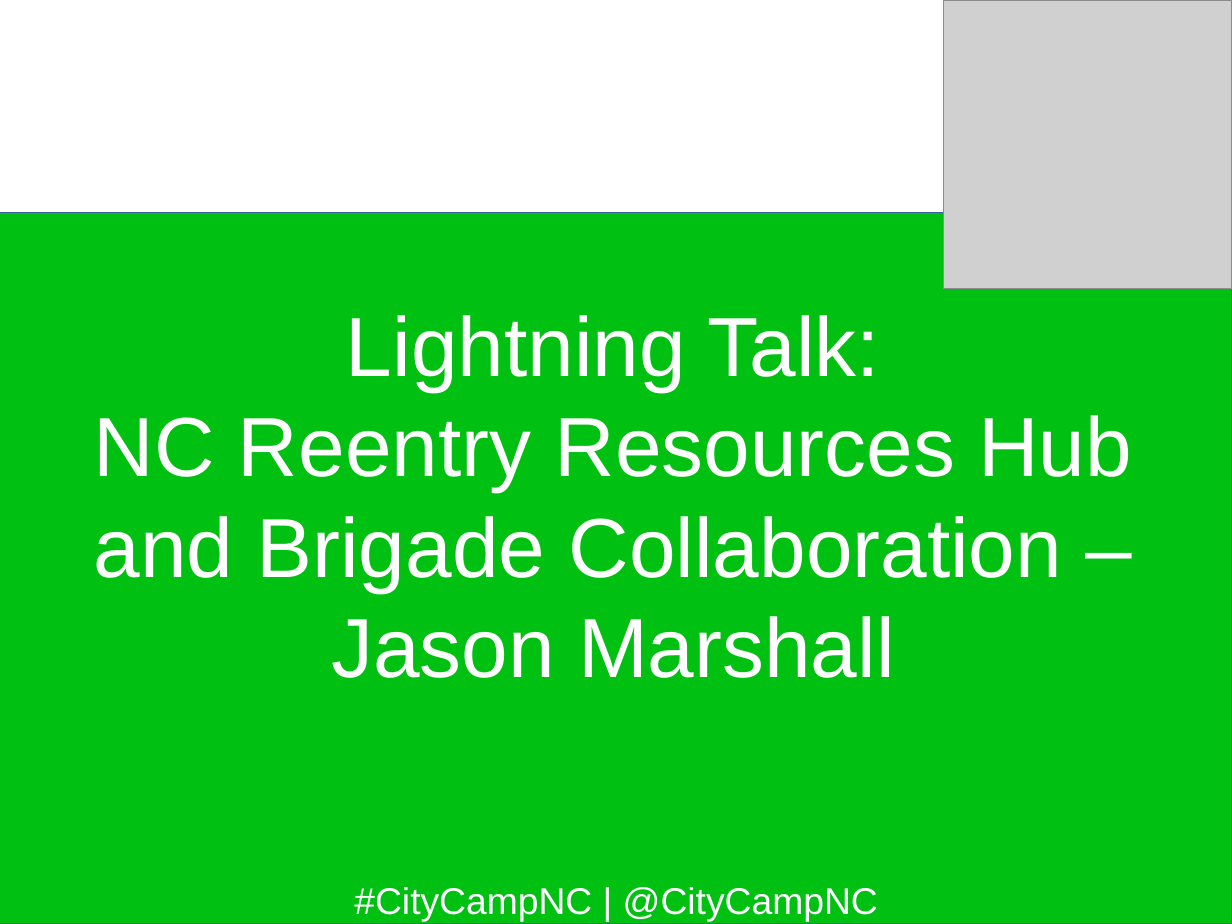
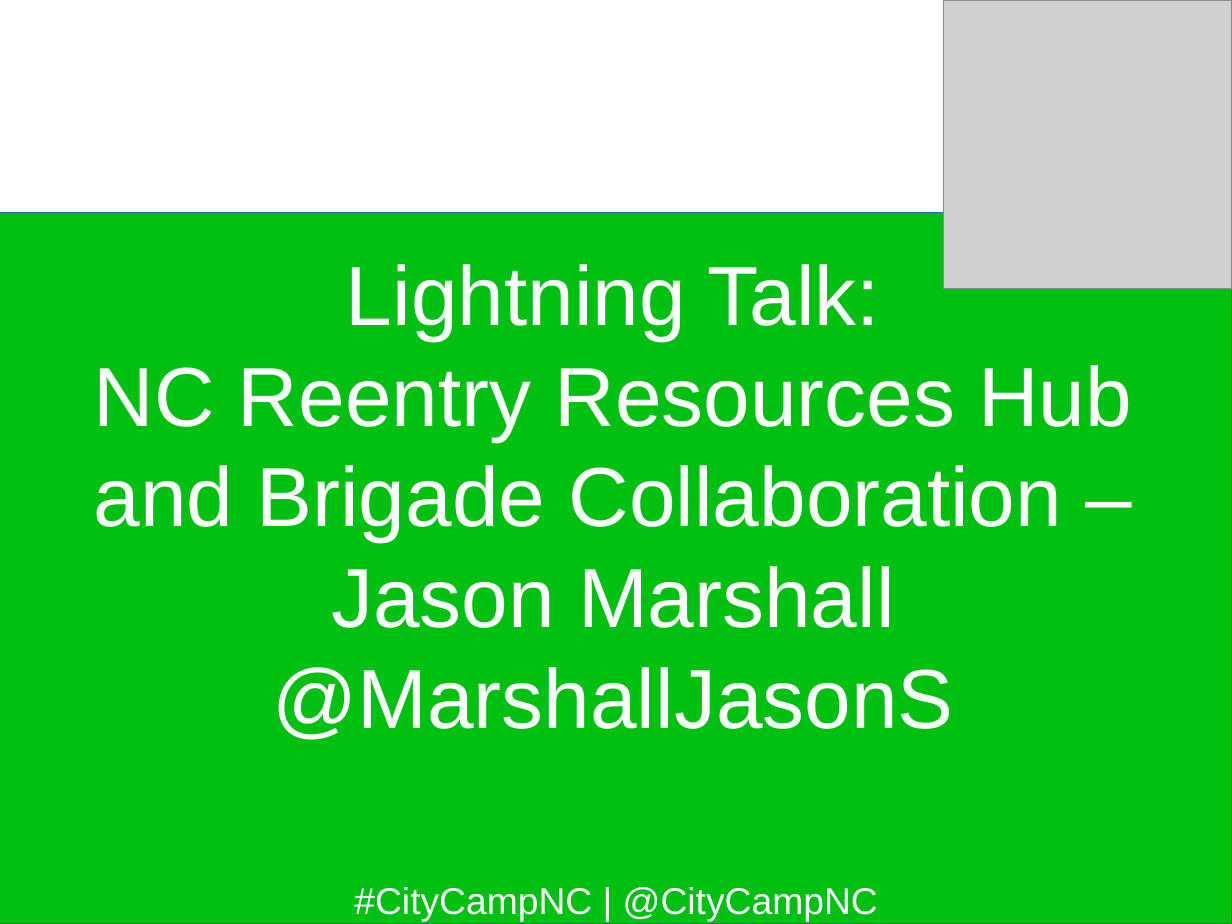
Before and after one commit to jhibbets/presentations, a slide deck: slide 13 of CCNC_2017.odp. Drawn at 1232x924 pixels with LibreOffice and Linux fonts; fonts in the diff are those of the drawing; grey boxes stand for pictures; background and template pictures are left out. Boxes give left, top, right and bottom in pixels: in the first picture for what was removed or moved away, otherwise in the second. Text is boxed around its words. In the diff, an @@ line names an element or a change of style, - is before the commit and + after.

```diff
--- a/CCNC_2017.odp
+++ b/CCNC_2017.odp
@@ subtitle at box(272, 667, 953, 740): paragraph added @@
+@MarshallJasonS
```
Also in this commit, not shown: 17 other slides changed, 7 slides added.
